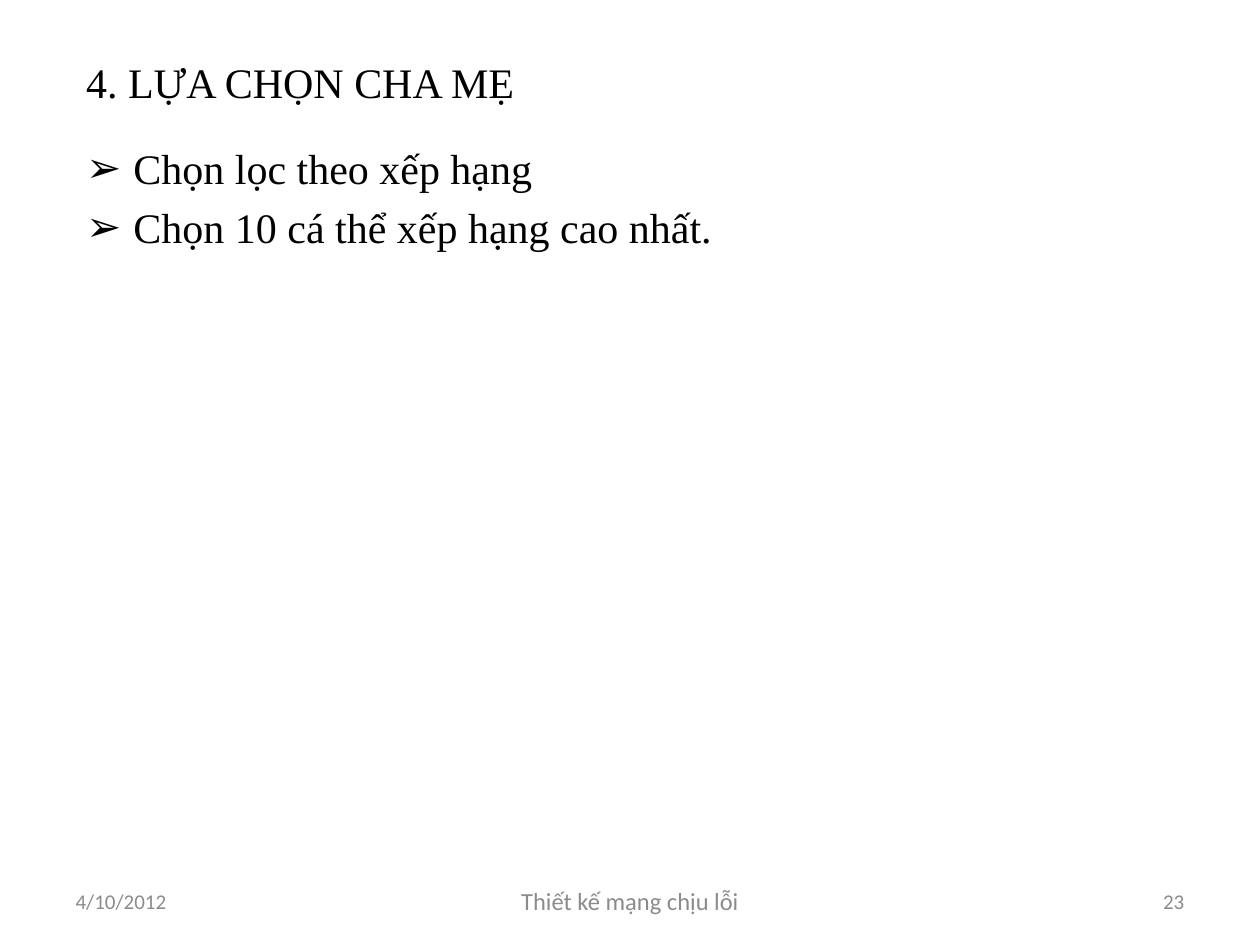
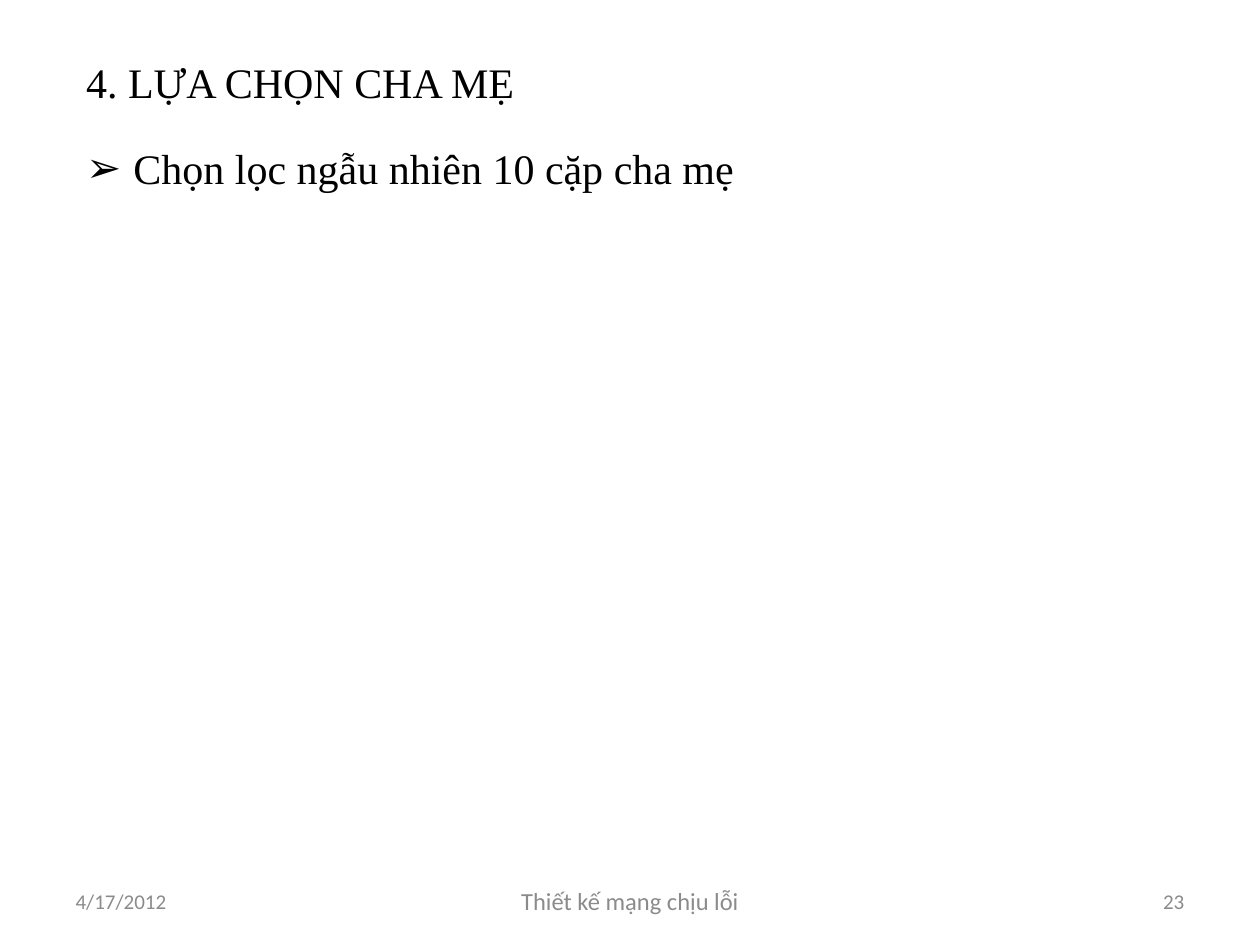
Before and after one commit to luongnv89/GAMSOND, a slide deck: slide 23 of Presents/Luongnv.Intro6.0.pptx. Drawn at 1260x945 pixels with LibreOffice and Linux fonts; fonts in the diff are those of the drawing. Boxes give left, top, right and bottom in pixels: in the first picture for what was removed or moved away, otherwise in the second. Text is boxed around its words. In the diff, an @@ line names an element or a change of style, - is before the commit and + after.

```diff
--- a/Presents/Luongnv.Intro6.0.pptx
+++ b/Presents/Luongnv.Intro6.0.pptx
@@ text at (133,153,733,193): text changed @@
-➢ Chọn lọc theo xếp hạng
-➢ Chọn 10 cá thể xếp hạng cao nhất.
+➢ Chọn lọc ngẫu nhiên 10 cặp cha mẹ
@@ text at (76,894,167,910): text changed @@
-4/10/2012
+4/17/2012
```
Also in this commit, not shown: 27 other slides changed, 1 slide added, 1 other file.
